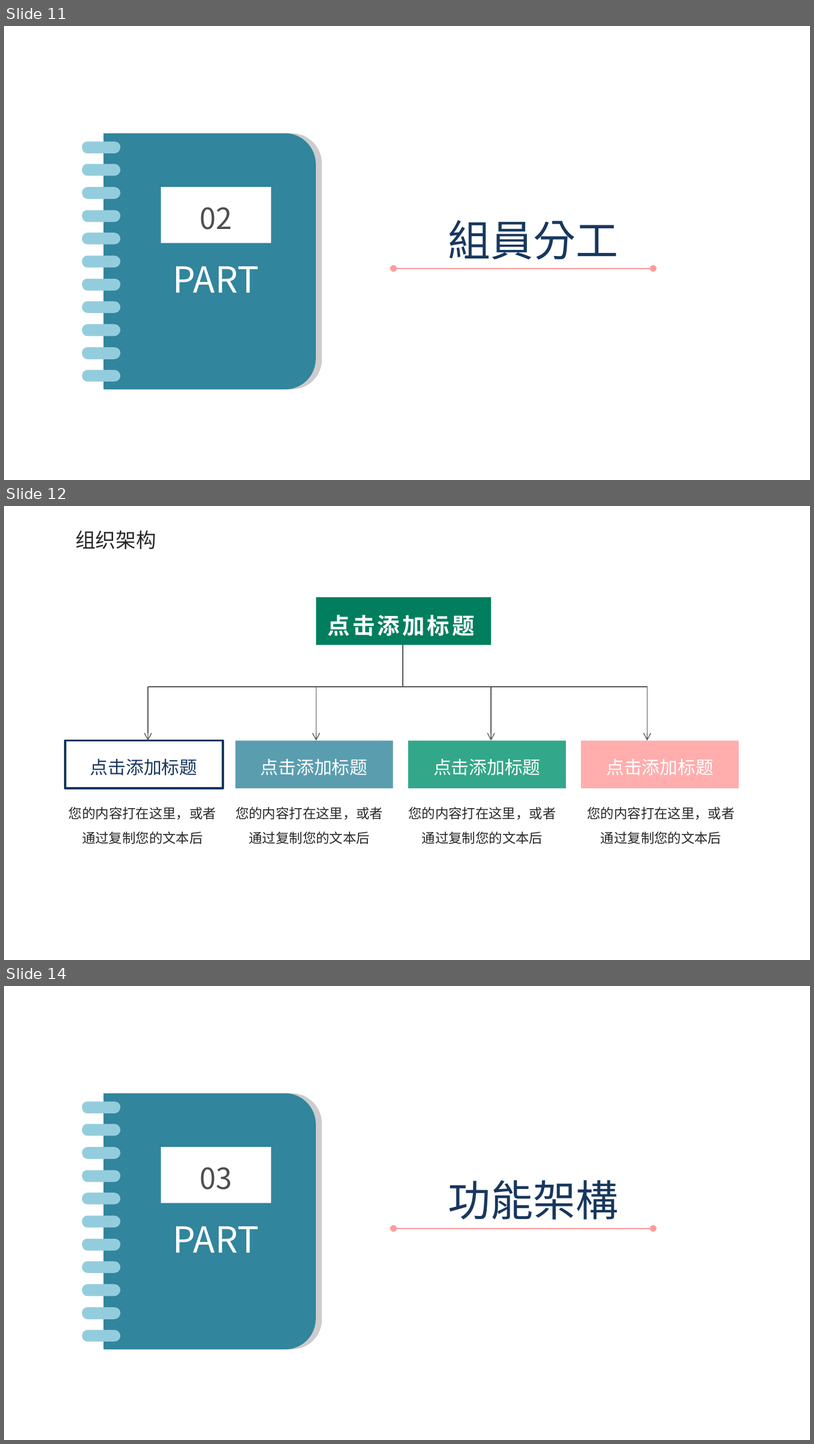
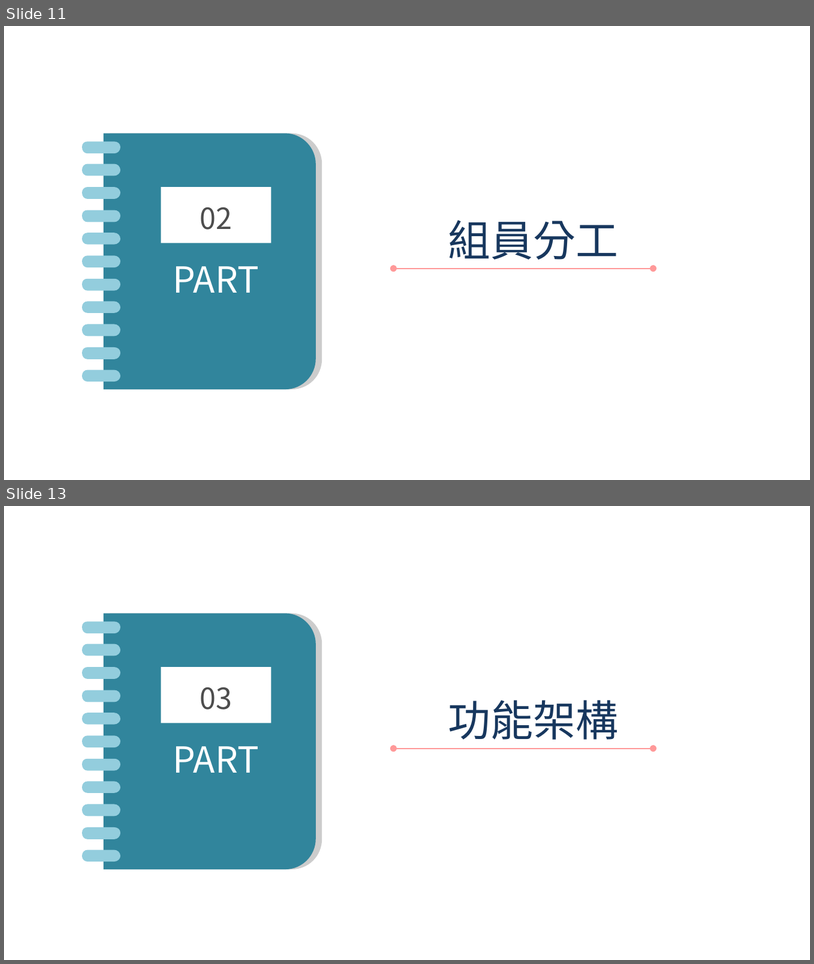
Before and after one commit to tippyshih/final, a slide deck: ppt模板.pptx. Shown one above the other, each under a label of ours: slides 11, 12 and 14 before the commit, slides 11 and 13 after it; the slides between them are not shown. The pictures are 814x1444 and 814x964 pixels, drawn with LibreOffice and Linux fonts; fonts in the diff are those of the drawing; background and template pictures are left out. Boxes give left, top, right and bottom in pixels: in the first picture for what was removed or moved away, otherwise in the second. Text is boxed around its words. In the diff, an @@ line names an element or a change of style, - is before the commit and + after.

```diff
--- a/ppt模板.pptx
+++ b/ppt模板.pptx
@@ slide 12 removed at (x1=4, y1=506, x2=810, y2=960), background #FFFFFF @@
@@ text removed at (x1=75, y1=530, x2=156, y2=549) @@
-组织架构
@@ rectangle removed at (x1=316, y1=597, x2=491, y2=645) @@
@@ rectangle removed at (x1=65, y1=741, x2=224, y2=788) @@
@@ rectangle removed at (x1=236, y1=741, x2=393, y2=788) @@
@@ rectangle removed at (x1=408, y1=741, x2=566, y2=788) @@
@@ rectangle removed at (x1=581, y1=741, x2=740, y2=788) @@
@@ group removed at (x1=90, y1=615, x2=714, y2=775): 5 texts, 4 arrows, 2 lines @@
-点击添加标题
-点击添加标题
-点击添加标题
-点击添加标题
-点击添加标题
@@ text removed at (x1=69, y1=807, x2=216, y2=844) @@
-您的内容打在这里，或者通过复制您的文本后
@@ text removed at (x1=236, y1=807, x2=383, y2=844) @@
-您的内容打在这里，或者通过复制您的文本后
@@ text removed at (x1=408, y1=807, x2=556, y2=844) @@
-您的内容打在这里，或者通过复制您的文本后
@@ text removed at (x1=588, y1=807, x2=735, y2=844) @@
-您的内容打在这里，或者通过复制您的文本后
@@ what was slide 14 is now slide 13 @@
```
Also in this commit, not shown: 1 slide changed, 5 slides added, 6 other slides removed.
